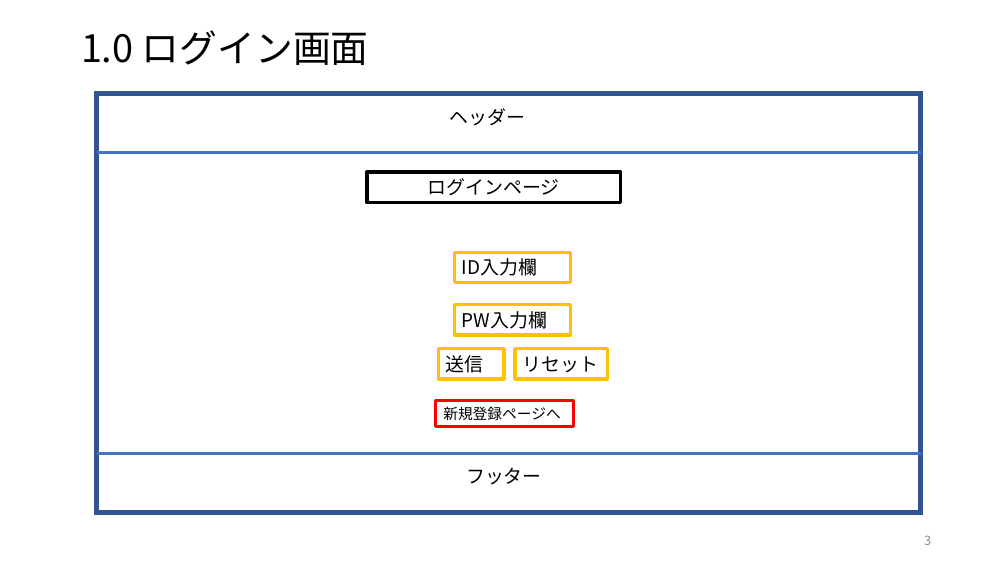
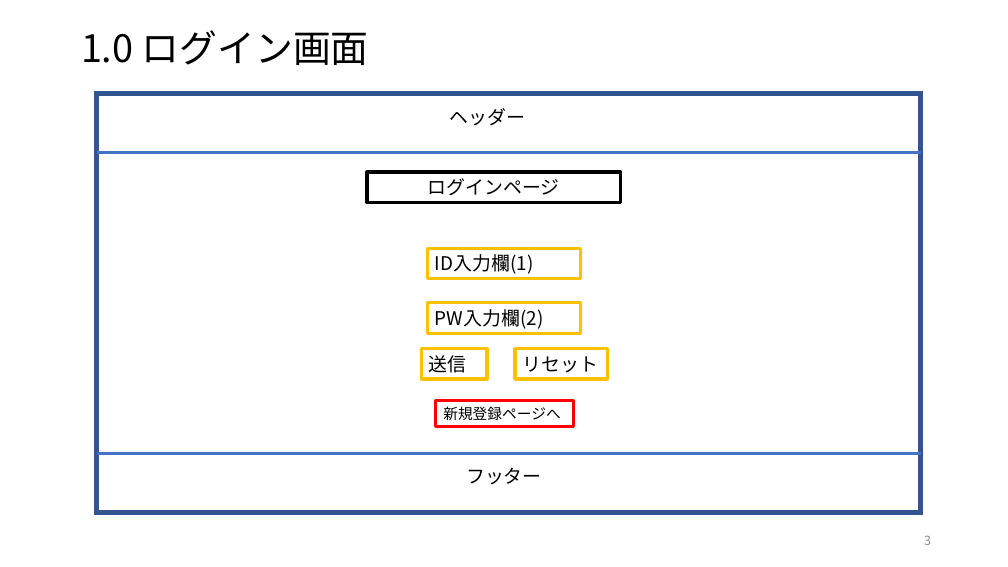
Before and after one commit to dojo2023/F-1, a slide deck: slide 3 of doc/外部設計/画面設計書 ver1.2.pptx. Drawn at 1008x567 pixels with LibreOffice and Linux fonts; fonts in the diff are those of the drawing. Boxes give left, top, right and bottom in pixels: in the first picture for what was removed or moved away, otherwise in the second. Text is boxed around its words. In the diff, an @@ line names an element or a change of style, - is before the commit and + after.

```diff
--- a/doc/外部設計/画面設計書 ver1.2.pptx
+++ b/doc/外部設計/画面設計書 ver1.2.pptx
@@ rectangle "ID入力欄(1)": place and size @@
-rectangle "ID入力欄(1)" at bbox=[454, 253, 571, 283]
+rectangle "ID入力欄(1)" at bbox=[428, 248, 581, 278]
@@ text in rectangle at bbox=[435, 254, 533, 274]: text changed @@
-ID入力欄
+ID入力欄(1)
@@ rectangle "PW入力欄(2)": place and size @@
-rectangle "PW入力欄(2)" at bbox=[454, 305, 571, 335]
+rectangle "PW入力欄(2)" at bbox=[428, 303, 581, 333]
@@ text in rectangle at bbox=[435, 309, 543, 329]: text changed @@
-PW入力欄
+PW入力欄(2)
@@ rectangle "送信": place and size @@
-rectangle "送信" at bbox=[439, 349, 504, 379]
+rectangle "送信" at bbox=[421, 349, 487, 379]
```
Also in this commit, not shown: 1 other slide changed, 3 slides added, 5 slides removed.
